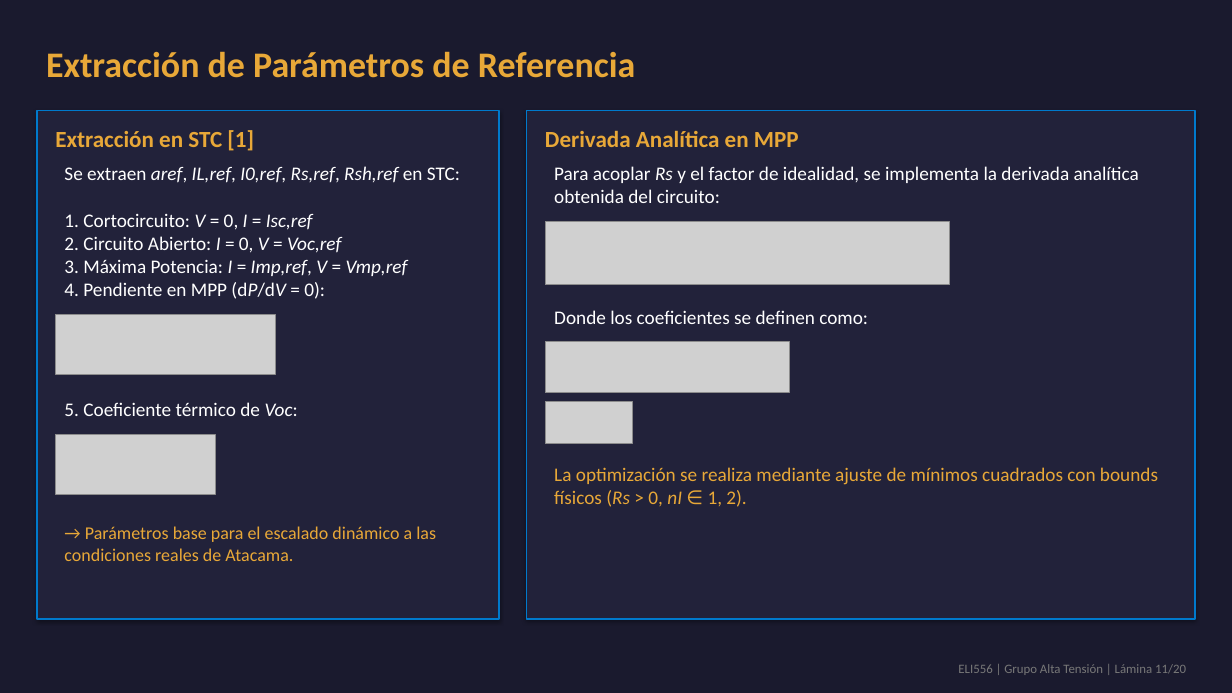
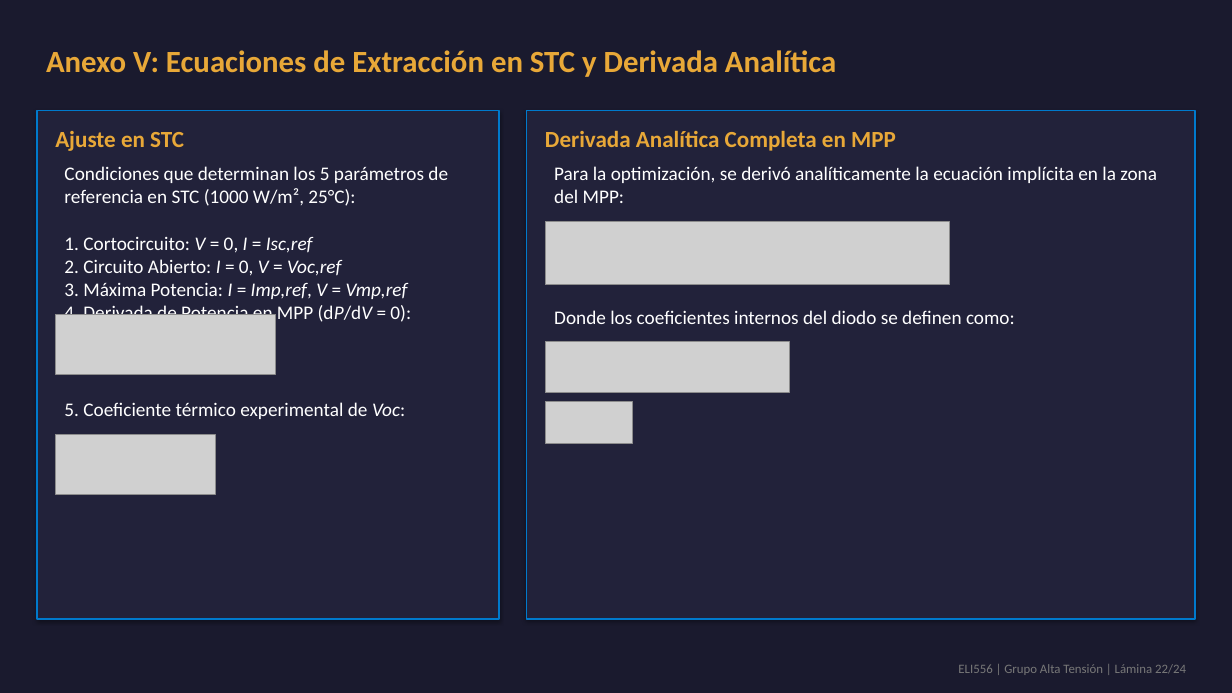
Before and after one commit to theChosen16/t2-paneles, a slide deck: slide 22 of output/Presentacion_Final_ELI556_Atacama.pptx (slide 11 before the commit). Drawn at 1232x693 pixels with LibreOffice and Linux fonts; fonts in the diff are those of the drawing; grey boxes stand for pictures. Boxes give left, top, right and bottom in pixels: in the first picture for what was removed or moved away, otherwise in the second. Text is boxed around its words. In the diff, an @@ line names an element or a change of style, - is before the commit and + after.

```diff
--- a/output/Presentacion_Final_ELI556_Atacama.pptx
+++ b/output/Presentacion_Final_ELI556_Atacama.pptx
@@ text at (46, 50, 836, 77): text changed; size 28 to 24 pt @@
-Extracción de Parámetros de Referencia
+Anexo V: Ecuaciones de Extracción en STC y Derivada Analítica
@@ text at (55, 131, 184, 151): text changed @@
-Extracción en STC [1]
+Ajuste en STC
@@ text at (545, 131, 896, 151): text changed @@
-Derivada Analítica en MPP
+Derivada Analítica Completa en MPP
@@ text at (64, 166, 448, 206): text changed; italic off @@
-Se extraen aref, IL,ref, I0,ref, Rs,ref, Rsh,ref en STC:
+Condiciones que determinan los 5 parámetros de referencia en STC (1000 W/m², 25°C):
@@ text at (554, 166, 1157, 203): text changed @@
-Para acoplar Rs y el factor de idealidad, se implementa la derivada analítica obtenida del circuito:
+Para la optimización, se derivó analíticamente la ecuación implícita en la zona del MPP:
@@ text at (64, 303, 411, 324): text changed @@
-4. Pendiente en MPP (dP/dV = 0):
+4. Derivada de Potencia en MPP (dP/dV = 0):
@@ text at (554, 310, 1015, 324): text changed @@
-Donde los coeficientes se definen como:
+Donde los coeficientes internos del diodo se definen como:
@@ text at (64, 402, 405, 419): text changed @@
-5. Coeficiente térmico de Voc:
+5. Coeficiente térmico experimental de Voc:
@@ text removed at (554, 467, 1158, 507) @@
-La optimización se realiza mediante ajuste de mínimos cuadrados con bounds físicos (Rs > 0, nI ∈ 1, 2).
@@ text removed at (64, 526, 436, 561) @@
-→ Parámetros base para el escalado dinámico a las condiciones reales de Atacama.
@@ text at (958, 664, 1186, 675): text changed @@
-ELI556 | Grupo Alta Tensión | Lámina 11/20
+ELI556 | Grupo Alta Tensión | Lámina 22/24
```
Also in this commit, not shown: 16 other slides changed, 7 slides added, 3 slides removed, 29 other files.
